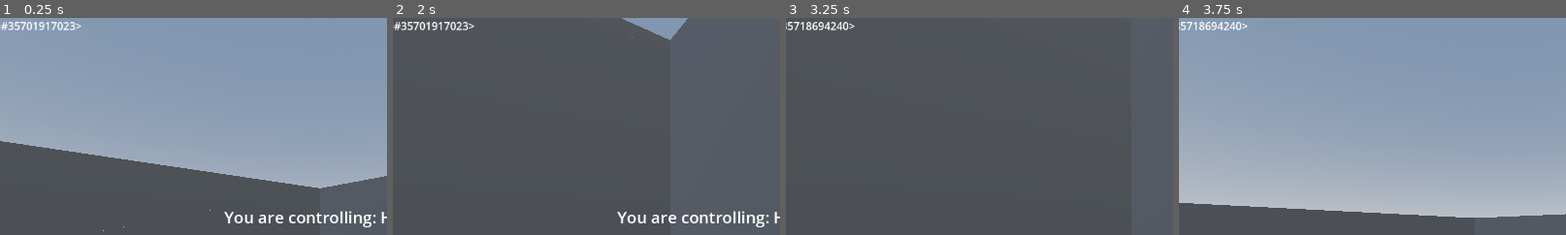
Above: before the commit, frames 1-4 (left to right).
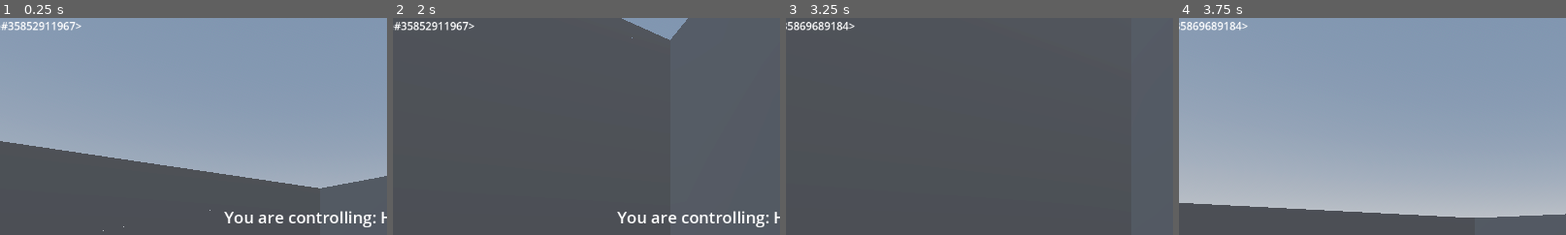
Above: after the commit, the same moments.

Repository: city-high-rider/soulswap
Game: Godot game, scene res://test_level.tscn
The game is run twice, just before and just after one commit, with the same random seed, the same clock (stepped at 60 frames per second) and the same inputs.
Inputs (mouse positions are % of the whole screen's width and height, from its top left):
- Up to frame 1 (0.25 s): no input
- Up to frame 2 (2 s): move the mouse to (55, 50) at 0.52 s; hold W (forward) from 0.53 s (still down); tap F (possess) at 0.6, 1.35 s; tap Space (jump) at 0.77, 1.52 s; move the mouse to (45, 50) at 1.27 s
- Up to frame 3 (3.25 s): keep holding W (forward); move the mouse to (52, 48) at 2.02 s; tap Tab (toggle_info) at 2.1 s; tap F (possess) at 2.3, 2.85 s; tap Enter at 2.75 s; move the mouse to (49, 52) at 2.77 s; tap Space (jump) at 3.02 s
- Up to frame 4 (3.75 s): keep holding W (forward); move the mouse to (57, 51) at 3.52 s; tap F (possess) at 3.6 s
The pictures show only the part of the screen within x 8-58%, y 0-50%; the shares and areas given below are measured in that part.

The runs differ from the first frame. In frame 1, 0.2% of the frame differs, in the area x 5-20%, y 1-6%; in frame 2, 0.2%; in frame 3, 0.3%, in the area x 2-17%, y 1-6%; in frame 4, 0.3%.

Commit message:
fix ai referencing freed target

Diff:
--- a/components/possessable_body.gd
+++ b/components/possessable_body.gd
@@ -36,6 +36,7 @@
 		"possess":
 			if head.look_ray.get_collider() is Shell:
 				var new_host : Shell = head.look_ray.get_collider()
+				PlayerInfo.current_player_shell = new_host
 				set_physics_process(false)
 				new_host.call_deferred("change_ghost", ghost)
 				queue_free()
--- a/components/states/ai_states/Pursue.gd
+++ b/components/states/ai_states/Pursue.gd
@@ -19,7 +19,7 @@
 		time_until_new_path = new_path_poll_rate_seconds
 		nav_agent.set_target_position(target.global_transform.origin)
 
-	if target:
+	if is_instance_valid(target):
 		var next_location : Vector3 = nav_agent.get_next_path_position()
 		user.input_direction = input_move_towards(next_location)
 		# Let's look at the player while we're at it.
